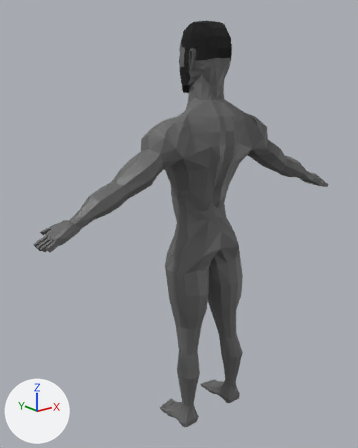
An edit to the Blender file gigachad.blend, drawn before and after from the same camera.
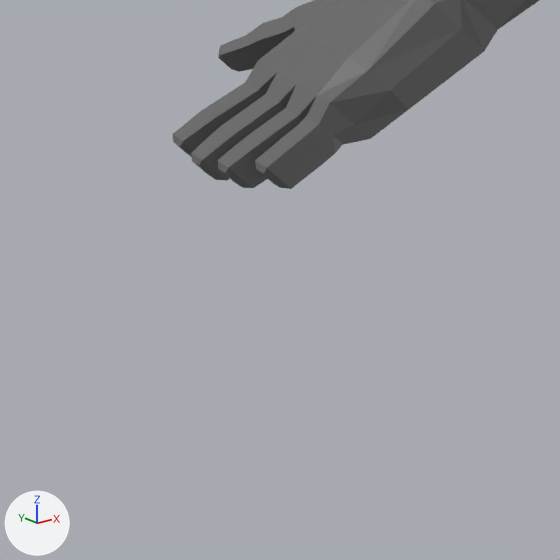
The first picture shows the older version from a 50 mm lens placed at (-1.586, -1.757, 1.829), pointed at (-0.083, 0.122, 1.077). The close-ups show both versions on the part from 2% to 25% of the width and 50% to 69% of the height of that picture. The axes (+X, +Y, +Z) are drawn at lower left. The lights are the same throughout.

Objects in the first close-up: 'Chad'.
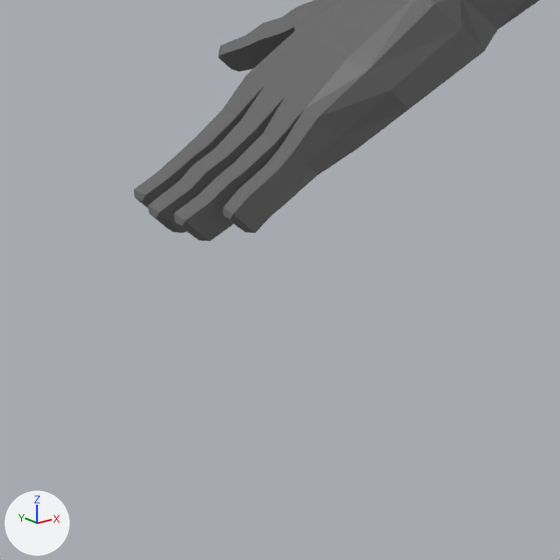
Boxes (x1, y1, x2, y2) around the edits, measured in the close-ups (560 x 560 px; the box of a moved part takes in the faces that stretch with it):
```json
{"object": "Chad", "change": "reshaped", "before": [173, 0, 539, 189], "after": [134, 0, 539, 241]}
{"part": 1, "of": "me_cube_002", "change": "moved or reshaped", "before": [173, 34, 376, 189], "after": [134, 34, 376, 241]}
```

Edits to the scene script, one JSON object a line:
```json
{"block": "me_cube_002", "where": "# used by ob_chad; location = (0.0, 0.0246, 1.7071)"}
{"op": "remove", "block": "me_cube_002", "code": "me_cube_002.from_pydata(...)  # 1006 vertices, 958 faces; spans x -0.89..0.0, y -0.15..0.17, z -1.69..0.33"}
{"op": "add", "block": "me_cube_002", "code": "me_cube_002.from_pydata(...)  # 1006 vertices, 958 faces; spans x -0.92..0.0, y -0.15..0.17, z -1.69..0.33"}
{"block": "me_cube_002", "change": "me_cube_002 part 1: 160 of the vertices in x -0.89..-0.8, y -0.11..0.0, z -0.55..-0.5 are multiplied about their middle by the matrix ((1.164, -0.009, 0.184), (0.015, 0.964, 0.013), (0.207, -0.006, 1.12)), then moved by (-0.02, 0.0, -0.02)"}
```
